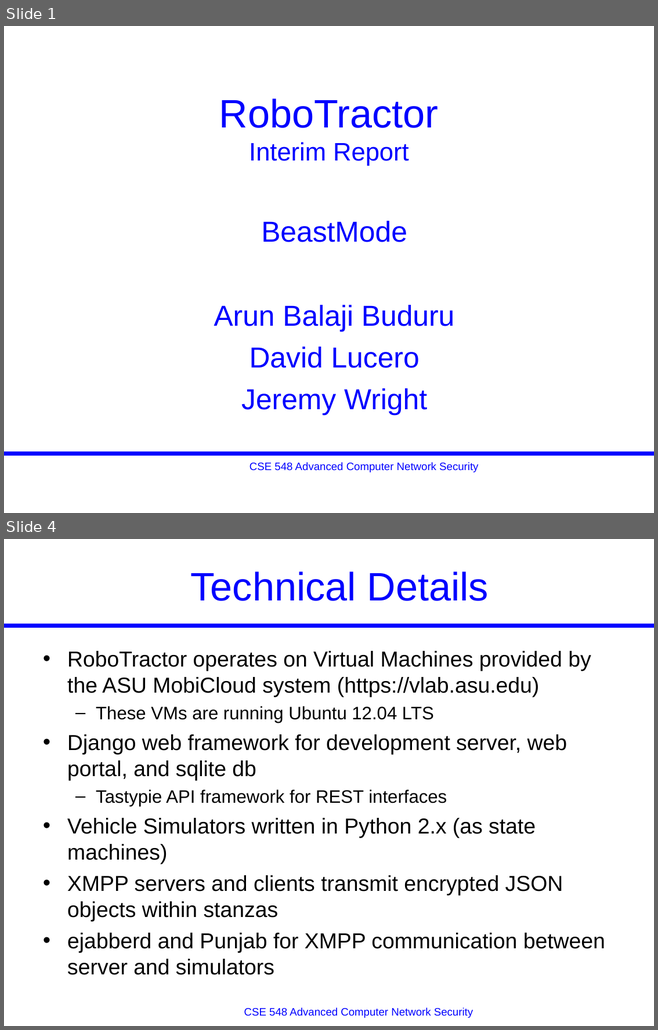
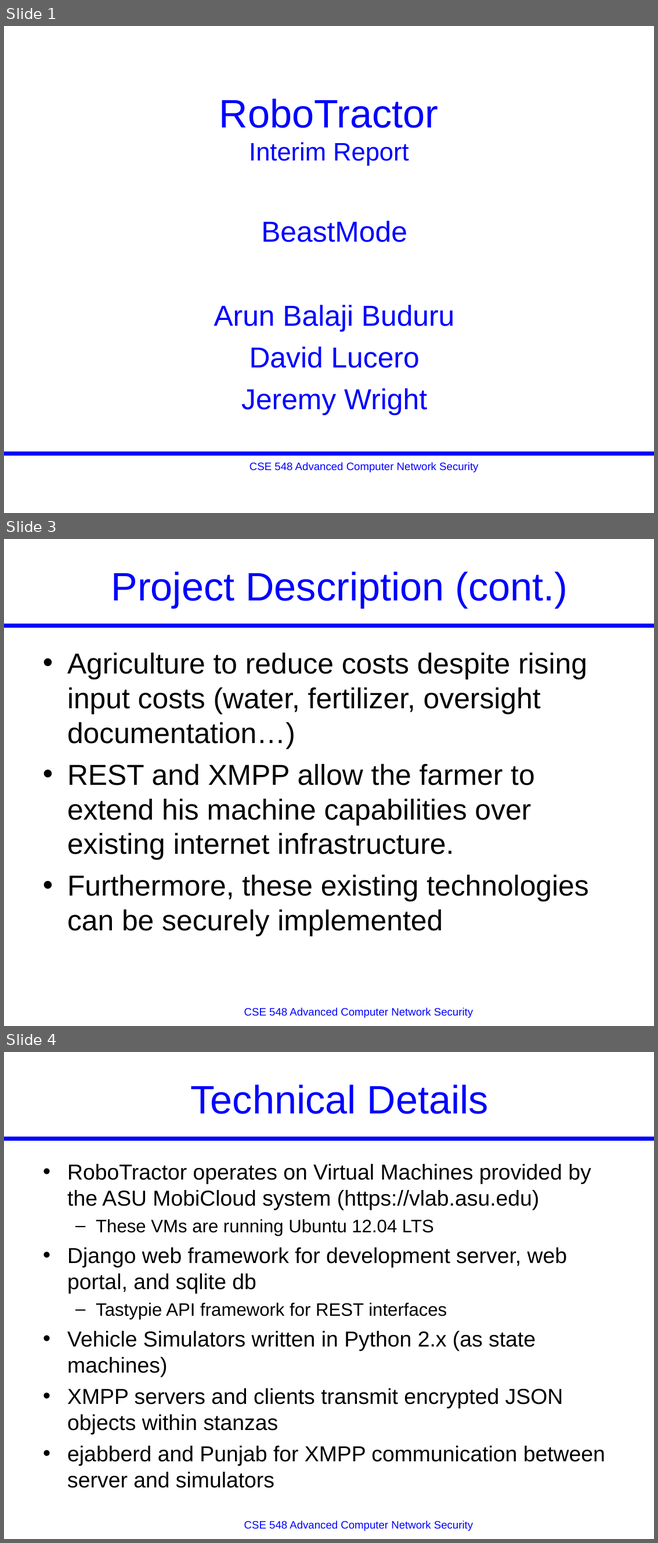
Before and after one commit to JeremyLWright/cse548, a slide deck: midterm/Presentation_Template.ppt. Shown one above the other, each under a label of ours: slides 1 and 4 before the commit, slides 1, 3 and 4 after it; the slides between them are not shown. The pictures are 658x1030 and 658x1543 pixels, drawn with LibreOffice and Linux fonts; fonts in the diff are those of the drawing. Boxes give left, top, right and bottom in pixels: in the first picture for what was removed or moved away, otherwise in the second. Text is boxed around its words. In the diff, an @@ line names an element or a change of style, - is before the commit and + after.

```diff
--- a/midterm/Presentation_Template.ppt
+++ b/midterm/Presentation_Template.ppt
@@ slide 3 added at [4, 539, 654, 1026], background #FFFFFF; not listed: 2 template elements that a slide beside it also shows @@
@@ title added at [111, 571, 568, 608], 44 pt, text #0000FF @@
+Project Description (cont.)
@@ text added at [67, 653, 588, 937], 32 pt, text #000000 @@
+• Agriculture to reduce costs despite rising input costs (water, fertilizer, oversight documentation…)
+• REST and XMPP allow the farmer to extend his machine capabilities over existing internet infrastructure.
+• Furthermore, these existing technologies can be securely implemented
```
Also in this commit, not shown: 2 slides changed, 6 other slides added, 4 slides removed.
